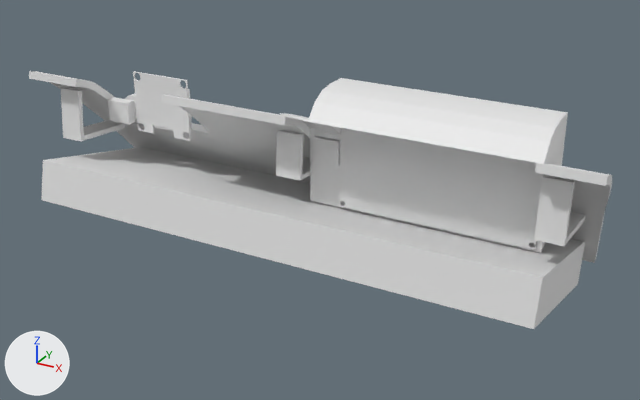
The Blender file BluetoothController/LCDPanel.blend as it was, and as the next commit left it.
One viewpoint serves both versions: a 50 mm camera at (0.21, -0.36, 0.154) aimed at (0.01, 0.004, -0.028). Arrows for +X, +Y and +Z are at lower left; the lights stay in place.

The first picture shows 'Dash Blocking Elements', 'Dash Estimate Cut', 'Dial 1', 'Dial 2', 'LCD', 'LCD Panel', 'OLED'.
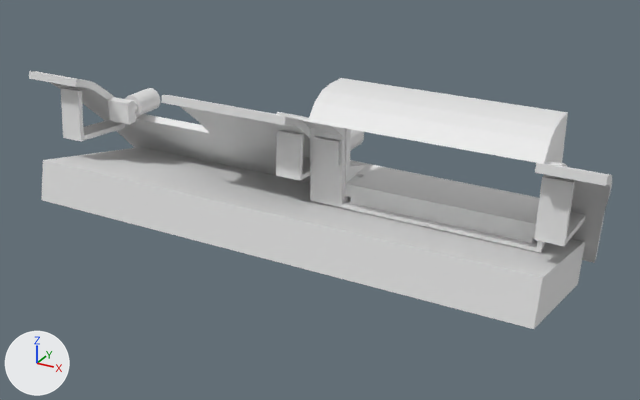
Boxes (x1, y1, x2, y2) around the edits, measured in the pictures (640 x 400 px):
'LCD', hidden: before (340, 128, 544, 249)
'OLED', hidden: before (133, 71, 192, 141)
part 1 of me_cube_008, built on: after (277, 112, 567, 251)

The change in detail:
me_cube_008 is used by ob_lcd_panel; location (0.0, 0.0, 0.0).
me_cube_008 had 363 vertices, 401 faces and spanned x 0.0049..0.129, y -0.027..0.0275, z -0.0266..0.0374.
me_cube_008 now has 1012 vertices, 769 faces and spans x -0.0001..0.135, y -0.027..0.0309, z -0.0266..0.0374.
me_cube_008 part 1: 1 vertex moved from x 0.0049, y 0.0056, z 0.0093 to x 0.0049, y 0.0056, z 0.0078; 649 vertices added at x -0.0001..0.135, y -0.0222..0.0309, z -0.0265..0.0354.
Object 'LCD' (ob_lcd) is now hidden.
Object 'OLED' (ob_oled) is now hidden.
